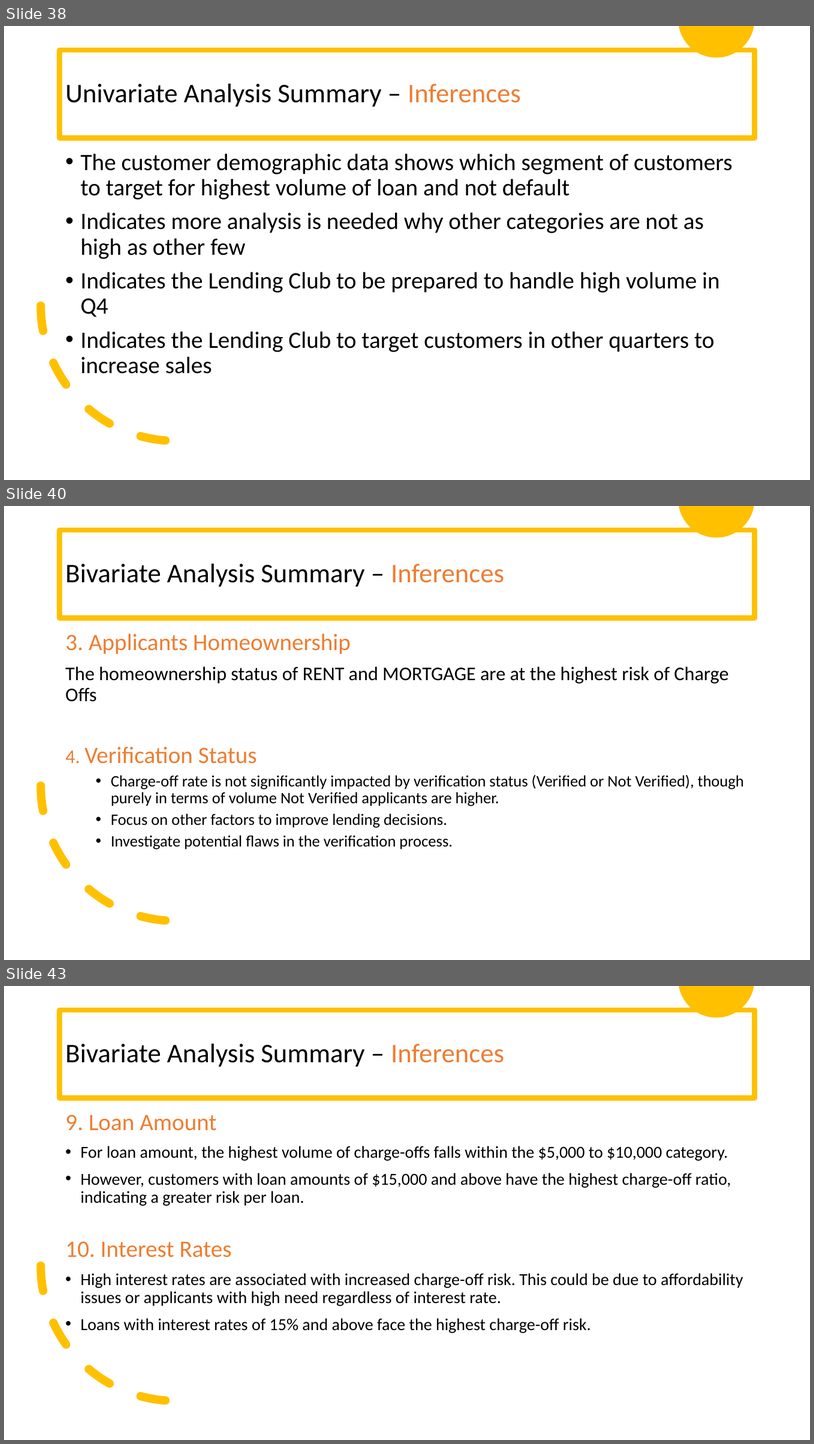
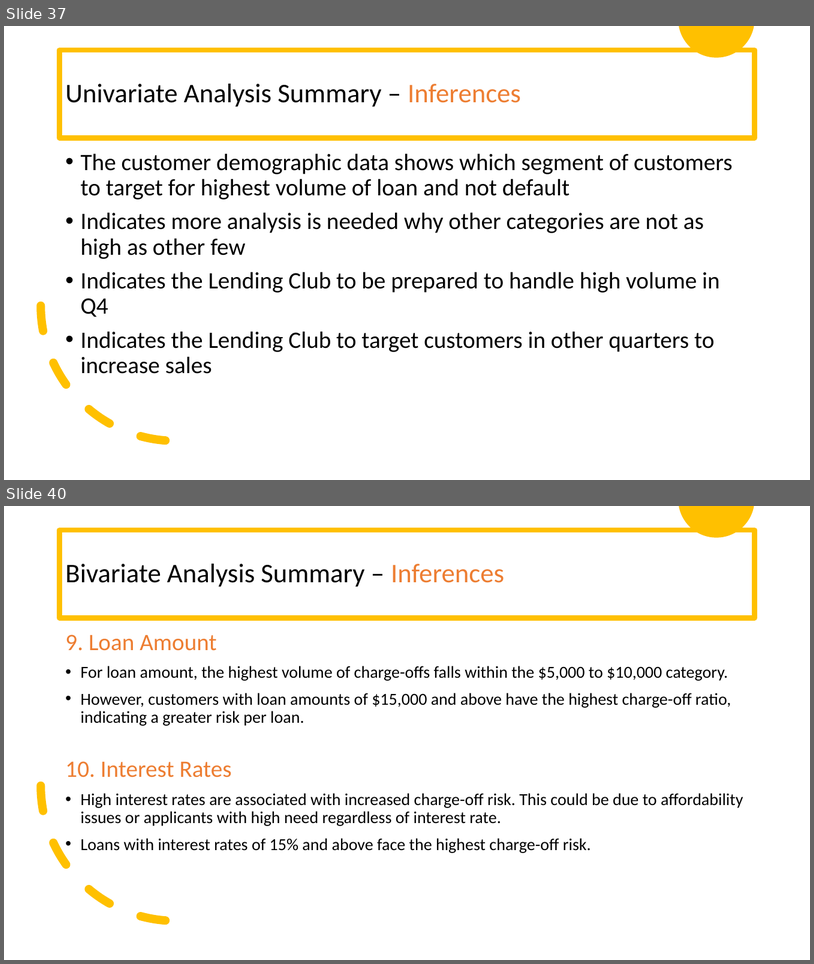
Before and after one commit to prachigoliwadekar/LendingClubCaseStudy, a slide deck: LendingClubCaseStudy.pptx. Shown one above the other, each under a label of ours: slides 38, 40 and 43 before the commit, slides 37 and 40 after it; the slides between them are not shown. The pictures are 814x1444 and 814x964 pixels, drawn with LibreOffice and Linux fonts; fonts in the diff are those of the drawing. Boxes give left, top, right and bottom in pixels: in the first picture for what was removed or moved away, otherwise in the second. Text is boxed around its words. In the diff, an @@ line names an element or a change of style, - is before the commit and + after.

Commit message:
condensed summary slides

```diff
--- a/LendingClubCaseStudy.pptx
+++ b/LendingClubCaseStudy.pptx
@@ slide 40 removed at [4, 506, 810, 960], background #FFFFFF @@
@@ freeform shape removed at [679, 506, 754, 537] @@
@@ title removed at [60, 530, 755, 618] @@
-Bivariate Analysis Summary – Inferences
@@ text removed at [65, 633, 744, 849] @@
-3. Applicants Homeownership
-The homeownership status of RENT and MORTGAGE are at the highest risk of Charge Offs
-4. Verification Status
-  • Charge-off rate is not significantly impacted by verification status (Verified or Not Verified), though purely in terms of volume Not Verified applicants are higher.
-  • Focus on other factors to improve lending decisions.
-  • Investigate potential flaws in the verification process.
@@ arc (boxed as its full ellipse) removed at [41, 651, 311, 921] @@
@@ what was slide 38 is now slide 37 @@
@@ what was slide 43 is now slide 40 @@
```
Also in this commit, not shown: 5 slides changed, 2 other slides removed, 1 other file.
